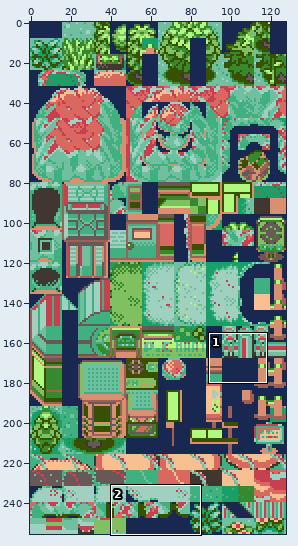
A sprite sheet gets an edit: data/tilesets/primary/general/tiles.png. The picture above shows the old version from afar; the outline marks the close-up.
Close-up. Before the edit:
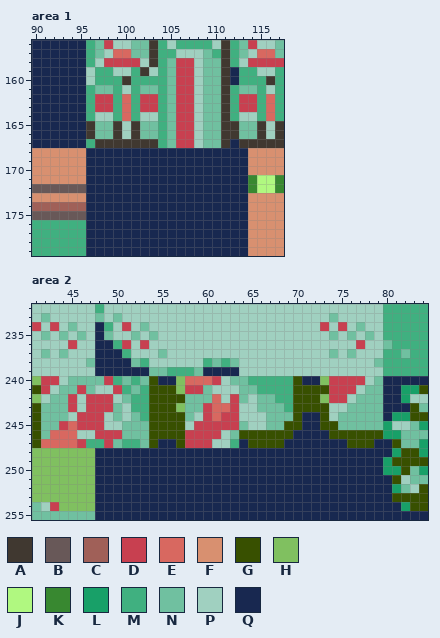
The file is 128x256 pixels. Shown: area 1: x 90..117, y 156..179; area 2: x 41..84, y 232..255.
Palette (. is transparent): A #403830  B #685858  C #a06058  D #c84050  E #d86860  F #d89070  G #385000  H #80c060  J #b0f880  K #388830  L #18a068  M #40b080  N #70c0a0  P #a0d0c0  Q #182850
Pixels before, area 1, first column x 90:
156 QQQQQQMNDPPNNAMPMMMMPAMNDPPN
157 QQQQQQMNPEENNAMMPPPNMAMNPEEN
158 QQQQQQMPDDDDPAMNDDPNNAMPDDDD
159 QQQQQQPMMPPMAPMNDDPNNAQMMPPM
160 QQQQQQPMMMAMMMMNDDPNNAQMMMAM
161 QQQQQQMNNMPMNNMNDDPNNAMNNMPM
162 QQQQQQMDDMEMDDMNDDPNNAMDDMEM
163 QQQQQQMDDMEMDDMNDDPNNAMDDMEM
164 QQQQQQMPPMEMPPMNDDPNNAMPPMEM
165 QQQQQQANNAPANNMNDDPNNAANNAPA
166 QQQQQQANNAPANNMNDDPNNAANNAPA
167 QQQQQQMAAAAAAAMNDDPNNAQAAAAA
168 FFFFFFQQQQQQQQQQQQQQQQQQFFFF
169 FFFFFFQQQQQQQQQQQQQQQQQQFFFF
170 FFFFFFQQQQQQQQQQQQQQQQQQFFFF
171 FFFFFFQQQQQQQQQQQQQQQQQQKJJK
172 BBBBBBQQQQQQQQQQQQQQQQQQKJJK
173 FFFFFFQQQQQQQQQQQQQQQQQQFFFF
174 CCCCCCQQQQQQQQQQQQQQQQQQFFFF
175 BBBBBBQQQQQQQQQQQQQQQQQQFFFF
176 MMMMMMQQQQQQQQQQQQQQQQQQFFFF
177 MMMMMMQQQQQQQQQQQQQQQQQQFFFF
178 MMMMMMQQQQQQQQQQQQQQQQQQFFFF
179 MMMMMMQQQQQQQQQQQQQQQQQQFFFF
Pixels before, area 2, first column x 41:
232 PPPPPPPMPPPPPPPPPPPPPPPPPPPPPPPPPPPPPPPMMMMM
233 PNPPPPPNPNPPPPPPPPPPPPPPPPPPPPPPPNPPPPPMMMMM
234 DPDPNPPQMPDPNPPPPPPPPPPPPPPPPPPPDPDPNPPMMMMM
235 PNPNPNPQNPPNPNPPPPPPPPPPPPPPPPPPPNPNPNPMMMMM
236 PPPPDPPQQMDPDPPPPPPPPPPPPPPPPPPPPPPPDPPNMMMM
237 PNPNPPPQQQMPPPNPPPPPPPPPPPPPPPPPPNPNPPPMMNMM
238 PPPPPPNQQQQNMPPPPPPMNMNPPPPPPPPPPPPPPPNMMMMM
239 PPPPPPPQQQQQQNNMMMNQQQQPPPPPPPPPPPPPPPPMMMMM
240 HDDPNNNNDMNMNGQQHEEEDPNNMMMMMGQQHDDDDPNQQQQQ
241 GDPNNDNPPDMNMGGGHDDNPPPNNMMMMGGGGDDDPNNQQLLG
242 HPNNDPDDDPNMMGGGGNNNEPDNPNNMMGGGHDDPNNNQQLPP
243 GNNNDPDDDNPMMGGGHNNDEEDPPNNNMGGGGPPNNNNQQQGN
244 GNNNPDDDPNPNMGGGGNPDEDDPPPNNNGQQGPNNNNNQLLGG
245 GNNDEDDDPPNNNGGGGPDDDDDNPPNNGGQQGGNNNNNLPPNL
246 GNEEEPPDDDNNNGGGGDDDDPNGGGGGGQQQQGGGGGGLLNNN
247 GEEEEDMMDNMMNGQQGDDDPPMQGGGGQQQQQQQGGGQQGNNL
248 HHHHHHHQQQQQQQQQQQQQQQQQQQQQQQQQQQQQQQQQLGGL
249 HHHHHHHQQQQQQQQQQQQQQQQQQQQQQQQQQQQQQQQLGGGG
250 HHHHHHHQQQQQQQQQQQQQQQQQQQQQQQQQQQQQQQQLLGNL
251 HHHHHHHQQQQQQQQQQQQQQQQQQQQQQQQQQQQQQQQQGPNN
252 HHHHHHHQQQQQQQQQQQQQQQQQQQQQQQQQQQQQQQQQLNPG
253 HHHHHHHQQQQQQQQQQQQQQQQQQQQQQQQQQQQQQQQQGGGG
254 NPDHHHHQQQQQQQQQQQQQQQQQQQQQQQQQQQQQQQQQQLGG
255 NNNNNNNQQQQQQQQQQQQQQQQQQQQQQQQQQQQQQQQQQQQQ
After:
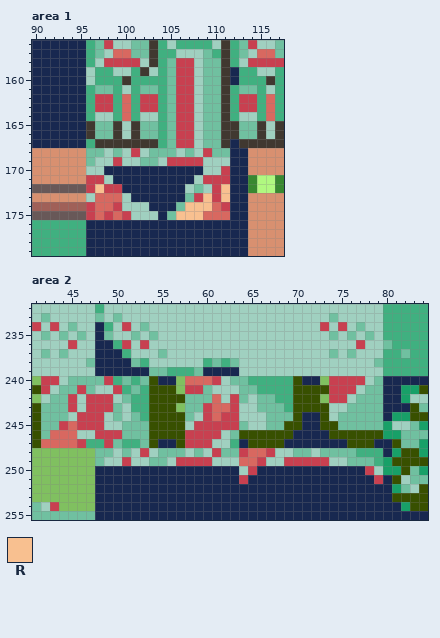
Colours new in this view: R #f8c090
The edit:
{"where": "area 1"}
{"y":168,"x":96,"old":"QQQQQQQQQQQQQQQQ","new":"NNPNPDPNNNPNPDNN"}
{"y":169,"x":96,"old":"QQQQQQQQQQQQQQQQ","new":"NPPDPPNNPDDDDPPP"}
{"y":170,"x":96,"old":"QQ","new":"PP"}
{"y":170,"x":109,"old":"QQQ","new":"PPD"}
{"y":171,"x":96,"old":"QQQ","new":"DDP"}
{"y":171,"x":108,"old":"QQQQ","new":"PDDD"}
{"y":172,"x":96,"old":"QQQQ","new":"DRDD"}
{"y":172,"x":107,"old":"QQQQQ","new":"PNPDR"}
{"y":173,"x":96,"old":"QQQQQ","new":"PEEEP"}
{"y":173,"x":107,"old":"QQQQQ","new":"NDRDR"}
{"y":174,"x":96,"old":"QQQQQQQ","new":"DEEDPPP"}
{"y":174,"x":106,"old":"QQQQQQ","new":"NRRRED"}
{"y":175,"x":96,"old":"QQQQQQQQ","new":"DEDEDPPP"}
{"y":175,"x":105,"old":"QQQQQQQ","new":"NRRREEE"}
{"where": "area 2"}
{"y":248,"x":48,"old":"QQQQQQQQQQQQQQQQQQQQQQQQQQQQQQQQ","new":"NNPNPDPNNNPNPDNNDEEDPPNNPNNNNMMM"}
{"y":249,"x":48,"old":"QQQQQQQQQQQQQQQQQQQQQQQQQQQQQQQQ","new":"NPPDPPNNPDDDDPPPEEDPPDDDDDPPNNNM"}
{"y":250,"x":64,"old":"QQ","new":"PD"}
{"y":250,"x":78,"old":"QQ","new":"DP"}
{"y":251,"x":64,"old":"Q","new":"D"}
{"y":251,"x":79,"old":"Q","new":"D"}
{"label":"changed","picture_box":[86,148,230,220]}
{"label":"changed","picture_box":[95,448,383,484]}
